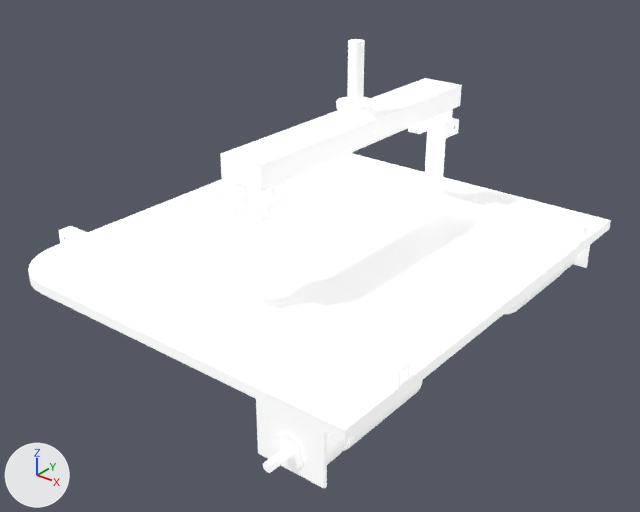
What one commit did to the COLLADA model icart_description/mesh/DAE/i-Cart_body.dae.
Rendered twice from a 50 mm camera at (0.346, -0.436, 0.266) aimed at (0.012, -0.019, 0.007). Arrows for +X, +Y and +Z are at lower left; the lights stay in place. Vertices at the same position are counted once.

Before the edit, the objects in view are built like this:
```python
me_i_cart_body = bpy.data.meshes.new('i-Cart body')
me_i_cart_body.from_pydata(...)  # 8842 vertices, 18416 faces; spans x -0.14..0.14, y -0.177..0.177, z -0.04..0.148
me_i_cart_body.materials.append(mat_マテリアル)  # white #e7e7e7
ob_i_cart_body = bpy.data.objects.new('i-Cart_body', me_i_cart_body)
ob_i_cart_body.location = (0.0, 0.0, 0.0)
```
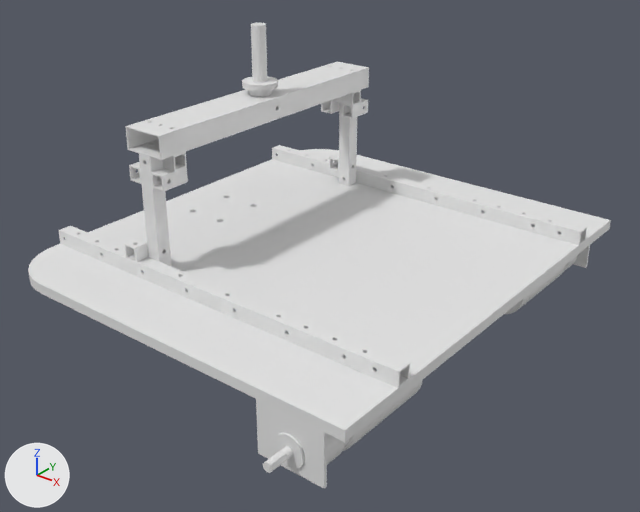
Where the change shows, as pixel boxes [x1, y1, x2, y2] in the pictures (640 x 512 px; the box of a moved part takes in the faces that stretch with it):
'i-Cart_body', reshaped
    before: [28, 39, 611, 489]
    after: [28, 23, 611, 489]
part 1 of me_i_cart_body, moved or reshaped
    before: [423, 123, 446, 211]
    after: [339, 103, 357, 186]
part 2 of me_i_cart_body, moved or reshaped
    before: [235, 183, 264, 304]
    after: [139, 154, 171, 266]
part 3 of me_i_cart_body, moved or reshaped
    before: [220, 78, 462, 191]
    after: [125, 62, 369, 160]
part 4 of me_i_cart_body, moved or reshaped
    before: [347, 39, 365, 104]
    after: [251, 23, 267, 83]
part 5 of me_i_cart_body, added
    after: [248, 90, 272, 97]
part 6 of me_i_cart_body, added
    after: [242, 83, 278, 90]
part 7 of me_i_cart_body, added
    after: [321, 90, 368, 119]
part 8 of me_i_cart_body, added
    after: [129, 152, 188, 192]
part 9 of me_i_cart_body, added
    after: [242, 85, 278, 91]
part 10 of me_i_cart_body, added
    after: [242, 76, 278, 87]
part 11 of me_i_cart_body, added
    after: [329, 153, 339, 172]
part 12 of me_i_cart_body, added
    after: [124, 235, 148, 262]
part 13 of me_i_cart_body, deleted
    before: [215, 97, 459, 300]
part 14 of me_i_cart_body, built on
    before: [574, 257, 585, 267]
    after: [575, 256, 586, 268]
part 15 of me_i_cart_body, built on
    both: [256, 399, 324, 488]

The edits, one by one:
me_i_cart_body is used by ob_i_cart_body; location (0.0, 0.0, 0.0).
me_i_cart_body had 8842 vertices, 18416 faces and spanned x -0.14..0.14, y -0.177..0.177, z -0.04..0.148.
me_i_cart_body no longer uses material mat_マテリアル (white #e7e7e7).
me_i_cart_body now has 10418 vertices, 21568 faces and spans x -0.14..0.14, y -0.177..0.177, z -0.04..0.148.
me_i_cart_body part 1: the loose piece of 240 vertices spanning x 0.02..0.03, y 0.095..0.105, z 0.007..0.087 is moved by (-0.08, 0.0, 0.0).
me_i_cart_body part 2: the loose piece of 240 vertices spanning x 0.02..0.03, y -0.105..-0.095, z 0.007..0.087 is moved by (-0.08, 0.0, 0.0).
me_i_cart_body part 3: the loose piece of 300 vertices spanning x 0.01..0.04, y -0.105..0.105, z 0.087..0.102 is moved by (-0.08, 0.0, 0.0).
me_i_cart_body part 4: the loose piece of 90 vertices spanning x 0.02..0.03, y -0.005..0.005, z 0.089..0.148 is moved by (-0.08, 0.0, 0.0).
me_i_cart_body part 5: a new loose piece of 650 vertices spanning x -0.063..-0.047, y -0.008..0.008, z 0.102..0.107.
me_i_cart_body part 6: a new loose piece of 598 vertices spanning x -0.067..-0.043, y -0.012..0.012, z 0.108..0.11.
me_i_cart_body part 7: a new loose piece of 374 vertices spanning x -0.07..-0.04, y 0.085..0.105, z 0.067..0.087.
me_i_cart_body part 8: a new loose piece of 374 vertices spanning x -0.07..-0.04, y -0.105..-0.085, z 0.067..0.087.
me_i_cart_body part 9: a new loose piece of 198 vertices spanning x -0.067..-0.043, y -0.012..0.012, z 0.107..0.108.
me_i_cart_body part 10: a new loose piece of 198 vertices spanning x -0.067..-0.043, y -0.012..0.012, z 0.11..0.111.
me_i_cart_body part 11: a new loose piece of 120 vertices spanning x -0.07..-0.06, y 0.095..0.115, z 0.017..0.027.
me_i_cart_body part 12: a new loose piece of 120 vertices spanning x -0.07..-0.06, y -0.115..-0.095, z 0.017..0.027.
me_i_cart_body part 13: 8 loose pieces with 1232 vertices, spanning x 0.01..0.04, y -0.115..0.115, z 0.017..0.111, are deleted.
me_i_cart_body part 14: 8 vertices moved from x 0.096..0.121, y 0.151..0.16, z -0.029..-0.002 to x 0.095..0.121, y 0.151..0.16, z -0.029..-0.002; 13 vertices removed from x 0.096..0.121, y 0.15..0.16, z -0.032..0.0; 101 vertices added at x 0.089..0.122, y 0.148..0.16, z -0.032..0.0.
me_i_cart_body part 15: 7 vertices moved from x 0.089..0.114, y -0.16..-0.151, z -0.031..-0.002 to x 0.089..0.115, y -0.16..-0.151, z -0.031..-0.002; 13 vertices removed from x 0.096..0.121, y -0.16..-0.15, z -0.032..0.0; 101 vertices added at x 0.089..0.122, y -0.16..-0.148, z -0.032..0.0.
